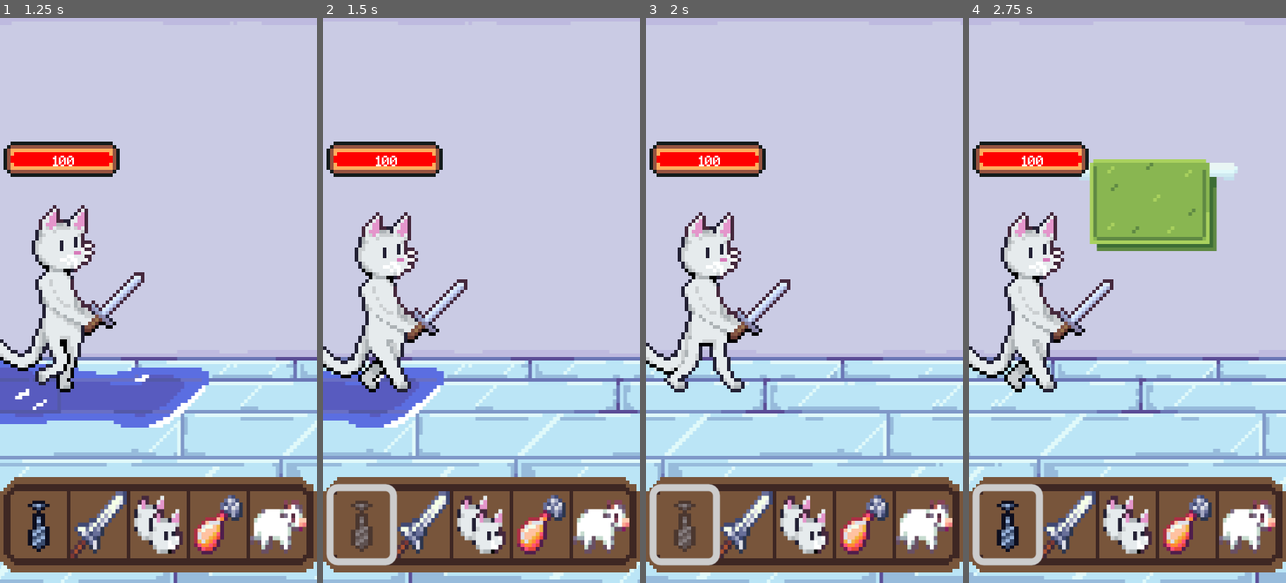
Above: before the commit, frames 1-4 (left to right).
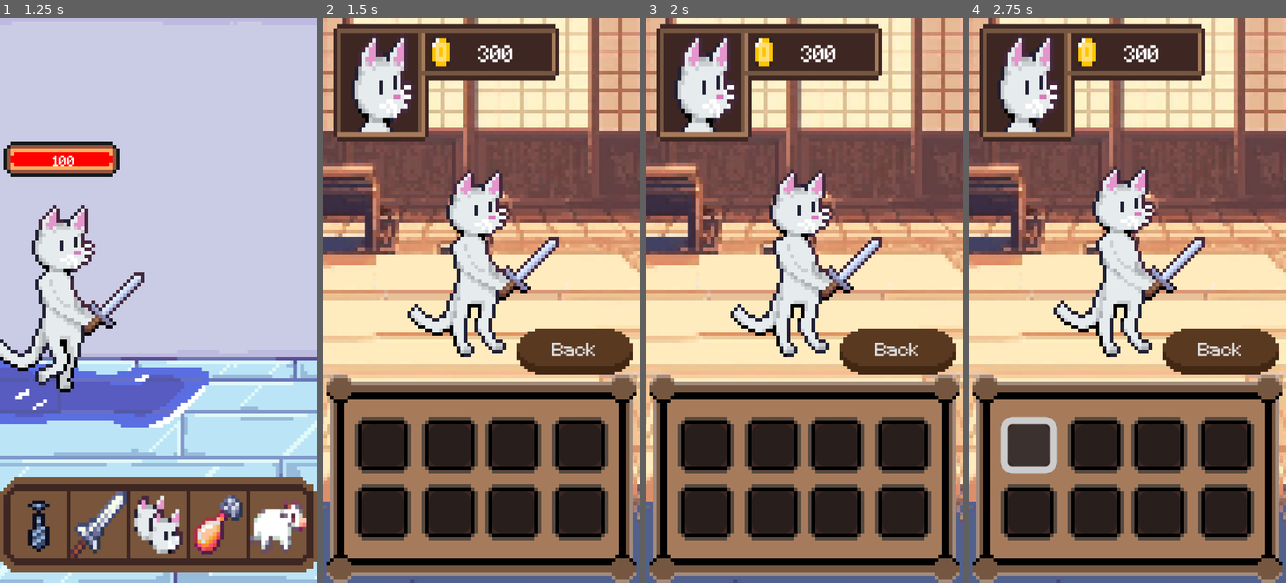
Above: after the commit, the same moments.

Repository: Maksim3l/PixelCats-Go
Game: Godot game, scene res://screens/title_screen.tscn
Same seed, same stepped clock (60 frames per second), same inputs: the game is played once before the commit and once after it.
Inputs (mouse positions are in pixels of both pictures, inside the frame that each line leads up to):
- Up to frame 1 (1.25 s): click (155, 311) at 0.5 s
- Up to frame 2 (1.5 s): click (361, 526) at 1.25 s
- Up to frame 3 (2 s): no input
- Up to frame 4 (2.75 s): click (1029, 447) at 2.02 s

Frame 1 is identical in both runs. In frame 2, 97% of the frame differs, in the area x 0-100%, y 0-100%; in frame 3, 97%; in frame 4, 97%.

Commit message:
Added back button and its logic

Diff:
--- a/screens/accessory_screen.tscn
+++ b/screens/accessory_screen.tscn
@@ -1,8 +1,9 @@
-[gd_scene load_steps=12 format=3 uid="uid://cvy0rikuqtqhu"]
+[gd_scene load_steps=17 format=3 uid="uid://cvy0rikuqtqhu"]
 
 [ext_resource type="Script" uid="uid://0pm5lp8hrwi2" path="res://scripts/accessory_screen.gd" id="1_d60ke"]
 [ext_resource type="Script" uid="uid://ba3ys3hbkl3il" path="res://scripts/ui_action.gd" id="1_p3tf8"]
 [ext_resource type="Texture2D" uid="uid://vtuwtjhxlgbe" path="res://themes/UI_images/AccessoryRoomBG.png" id="4_2aa5o"]
+[ext_resource type="Texture2D" uid="uid://dfvkwar5qvqna" path="res://themes/UI_images/Ui.png" id="9_g37fn"]
 [ext_resource type="PackedScene" uid="uid://c4ot3ksjrurvq" path="res://screens/player.tscn" id="22_rqttr"]
 [ext_resource type="FontFile" uid="uid://dqo1seqimy8j5" path="res://resources/pixel_sans.ttf" id="23_sq1w1"]
 [ext_resource type="Texture2D" uid="uid://vsxbuve11bwf" path="res://themes/UI_images/profileUI-petScreen.png" id="24_r80ne"]
@@ -18,6 +19,27 @@
 default_font_size = 6
 
 [sub_resource type="Theme" id="Theme_u3gnb"]
+
+[sub_resource type="Theme" id="Theme_612dn"]
+
+[sub_resource type="StyleBoxTexture" id="StyleBoxTexture_g37fn"]
+texture = ExtResource("9_g37fn")
+texture_margin_left = 1.0
+expand_margin_left = 10.0
+expand_margin_right = 10.0
+region_rect = Rect2(441, 288, 33, 16)
+
+[sub_resource type="StyleBoxTexture" id="StyleBoxTexture_612dn"]
+texture = ExtResource("9_g37fn")
+expand_margin_left = 10.0
+expand_margin_right = 10.0
+region_rect = Rect2(441, 352, 32, 16)
+
+[sub_resource type="StyleBoxTexture" id="StyleBoxTexture_78mvo"]
+texture = ExtResource("9_g37fn")
+expand_margin_left = 10.0
+expand_margin_right = 10.0
+region_rect = Rect2(441, 352, 32, 16)
 
 [node name="AccessoryScreen" type="Node2D"]
 script = ExtResource("1_d60ke")
@@ -49,7 +71,7 @@
 alignment = 1
 
 [node name="player" parent="Organizer/CenterBG" instance=ExtResource("22_rqttr")]
-position = Vector2(1, -1)
+position = Vector2(2, -3)
 
 [node name="UICenter" type="HBoxContainer" parent="Organizer"]
 offset_left = 1.0
@@ -73,42 +95,49 @@
 offset_bottom = 29.0
 
 [node name="Button2" type="Button" parent="Organizer/UICenter/AccessoryPanel"]
+layout_mode = 0
 offset_left = 29.0
 offset_top = 17.0
 offset_right = 41.0
 offset_bottom = 29.0
 
 [node name="Button3" type="Button" parent="Organizer/UICenter/AccessoryPanel"]
+layout_mode = 0
 offset_left = 47.0
 offset_top = 17.0
 offset_right = 59.0
 offset_bottom = 29.0
 
 [node name="Button4" type="Button" parent="Organizer/UICenter/AccessoryPanel"]
+layout_mode = 0
 offset_left = 66.0
 offset_top = 17.0
 offset_right = 78.0
 offset_bottom = 29.0
 
 [node name="Button5" type="Button" parent="Organizer/UICenter/AccessoryPanel"]
+layout_mode = 0
 offset_left = 66.0
 offset_top = 36.0
 offset_right = 78.0
 offset_bottom = 48.0
 
 [node name="Button6" type="Button" parent="Organizer/UICenter/AccessoryPanel"]
+layout_mode = 0
 offset_left = 47.0
 offset_top = 36.0
 offset_right = 59.0
 offset_bottom = 48.0
 
 [node name="Button7" type="Button" parent="Organizer/UICenter/AccessoryPanel"]
+layout_mode = 0
 offset_left = 29.0
 offset_top = 36.0
 offset_right = 41.0
 offset_bottom = 48.0
 
 [node name="Button8" type="Button" parent="Organizer/UICenter/AccessoryPanel"]
+layout_mode = 0
 offset_left = 10.0
 offset_top = 36.0
 offset_right = 22.0
@@ -148,8 +177,26 @@
 theme_override_fonts/font = ExtResource("25_tuhgt")
 horizontal_alignment = 1
 
+[node name="Center" type="HBoxContainer" parent="Organizer"]
+offset_left = 65.0
+offset_top = 88.0
+offset_right = 89.0
+offset_bottom = 101.0
+
+[node name="Back" type="Button" parent="Organizer/Center"]
+layout_mode = 2
+theme = SubResource("Theme_612dn")
+theme_override_fonts/font = ExtResource("25_tuhgt")
+theme_override_font_sizes/font_size = 5
+theme_override_styles/hover = SubResource("StyleBoxTexture_g37fn")
+theme_override_styles/pressed = SubResource("StyleBoxTexture_612dn")
+theme_override_styles/normal = SubResource("StyleBoxTexture_78mvo")
+text = "Back"
+
 [node name="Camera2D" type="Camera2D" parent="."]
 position = Vector2(0, 7)
 limit_left = -100
 limit_right = 300
 limit_bottom = 600
+
+[connection signal="pressed" from="Organizer/Center/Back" to="." method="_on_back_pressed"]
--- a/scripts/accessory_screen.gd
+++ b/scripts/accessory_screen.gd
@@ -3,6 +3,7 @@
 @onready var player = $Organizer/CenterBG/player/Catimation
 @onready var health_bar = $Organizer/CenterBG/player/PlayerHealthBar
 @onready var gold = $"Organizer/UITop/ProfileUI/Gold/value"
+var active_cat
 
 func _ready():
 
@@ -13,3 +14,26 @@
 	if player and health_bar:
 		player.play("idle")
 		health_bar.visible = false
+
+func _on_back_pressed():
+	if active_cat:
+		var all_cats = CatHandler.get_all_cats()
+		all_cats[CatHandler.cat_manager.active_cat_index] = active_cat
+		CatHandler.save_cat_manager()
+
+	# Preverimo, od kod smo prišli, da se pravilno vrnemo
+	var previous_scene = GlobalDataHandler.global_data.coming_from_last
+
+	match previous_scene:
+		"Battle Arena":
+			_load_scene("res://screens/battle.tscn")
+		_, "Idle Screen":
+			_load_scene("res://screens/idle_screen.tscn")
+		_:
+			print("Unknown previous scene:", previous_scene)
+
+func _load_scene(scene_path):
+	var new_scene = load(scene_path).instantiate()
+	get_tree().current_scene.queue_free()
+	get_tree().root.add_child(new_scene)
+	get_tree().current_scene = new_scene
--- a/scripts/ui_action.gd
+++ b/scripts/ui_action.gd
@@ -48,7 +48,15 @@
 
 
 func _on_accessories_pressed():
-	pass # Replace with function body.
+	var new_scene = load("res://screens/accessory_screen.tscn").instantiate()
+
+	global_data.coming_from_last = get_tree().current_scene.name
+	GlobalDataHandler.global_data = global_data
+	GlobalDataHandler.save_game()
+
+	get_tree().current_scene.queue_free()
+	get_tree().root.add_child(new_scene)
+	get_tree().current_scene = new_scene
 
 
 func _on_pets_pressed():
